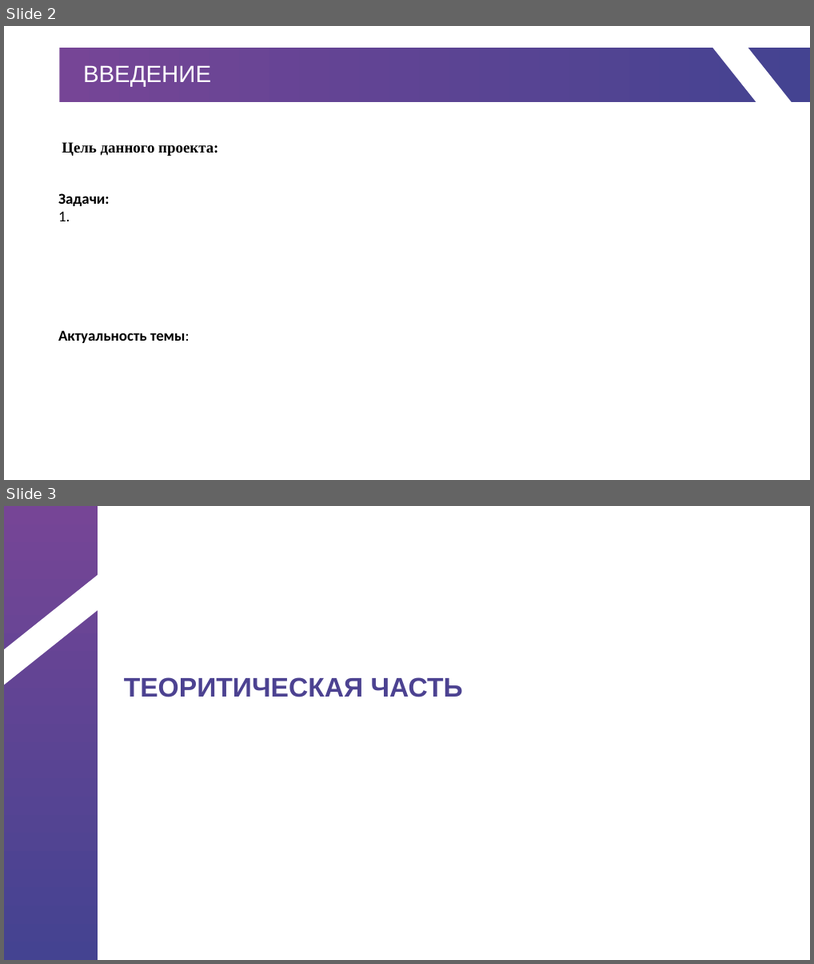
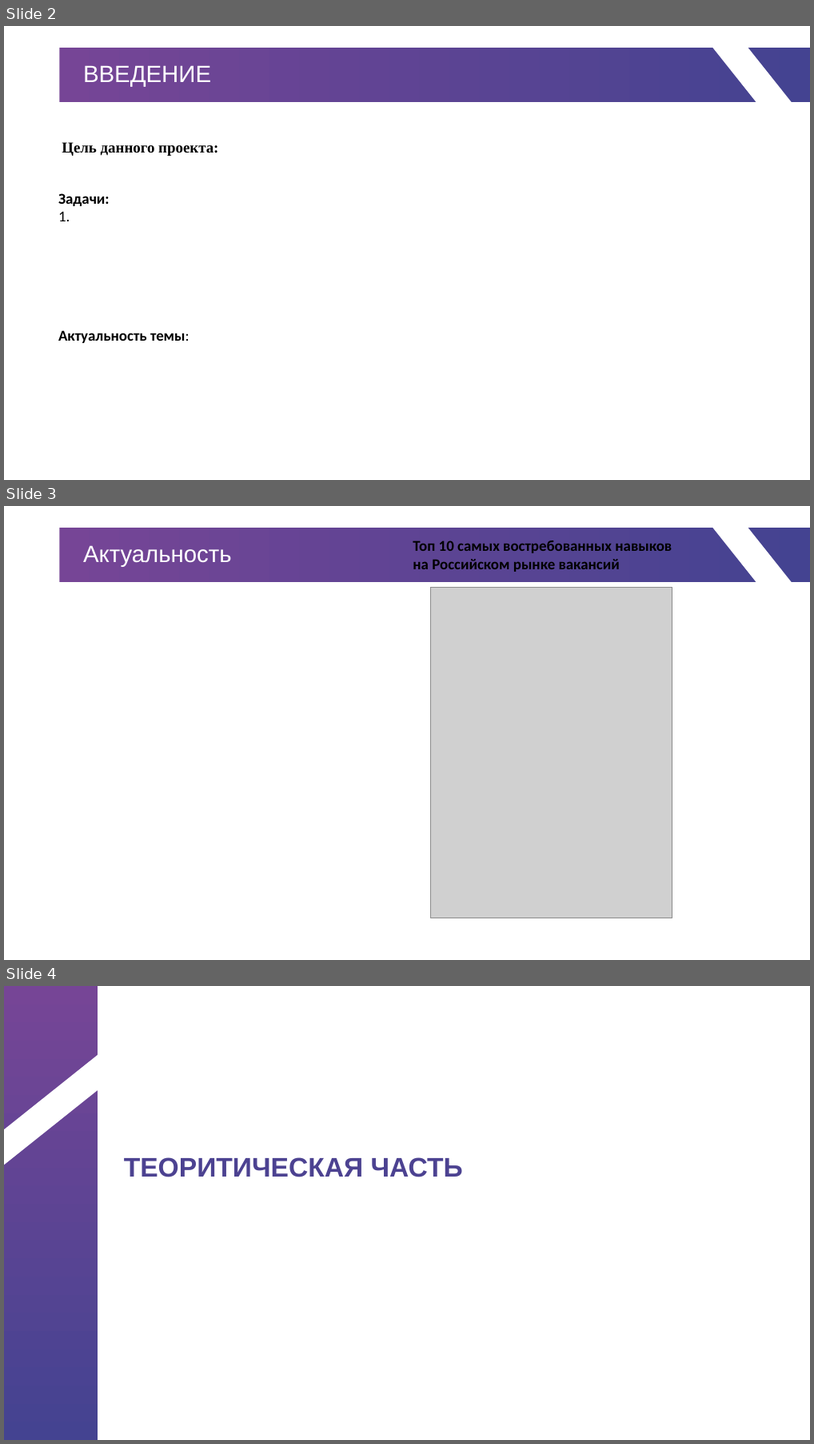
Before and after one commit to gepasgoy/IndividualProject, a slide deck: Шаблон презентации для защиты.pptx. Shown one above the other, each under a label of ours: slides 2 and 3 before the commit, slides 2, 3 and 4 after it. The pictures are 814x964 and 814x1444 pixels, drawn with LibreOffice and Linux fonts; fonts in the diff are those of the drawing; grey boxes stand for pictures; background and template pictures are left out. Boxes give left, top, right and bottom in pixels: in the first picture for what was removed or moved away, otherwise in the second. Text is boxed around its words. In the diff, an @@ line names an element or a change of style, - is before the commit and + after.

```diff
--- a/Шаблон презентации для защиты.pptx
+++ b/Шаблон презентации для защиты.pptx
@@ slide 3 added at (4,506,810,960), background picture (left out); not listed: 2 template elements that a slide beside it also shows @@
@@ title added at (83,545,232,567), 28 pt, text #FFFFFF @@
+Актуальность
@@ text added at (413,540,672,572), 18 pt, text #000000, bold @@
+Топ 10 самых востребованных навыков на Российском рынке вакансий
@@ picture added at (431,587,673,917) @@
@@ what was slide 3 is now slide 4 @@
```
Also in this commit, not shown: 2 slides changed, 15 other files.
